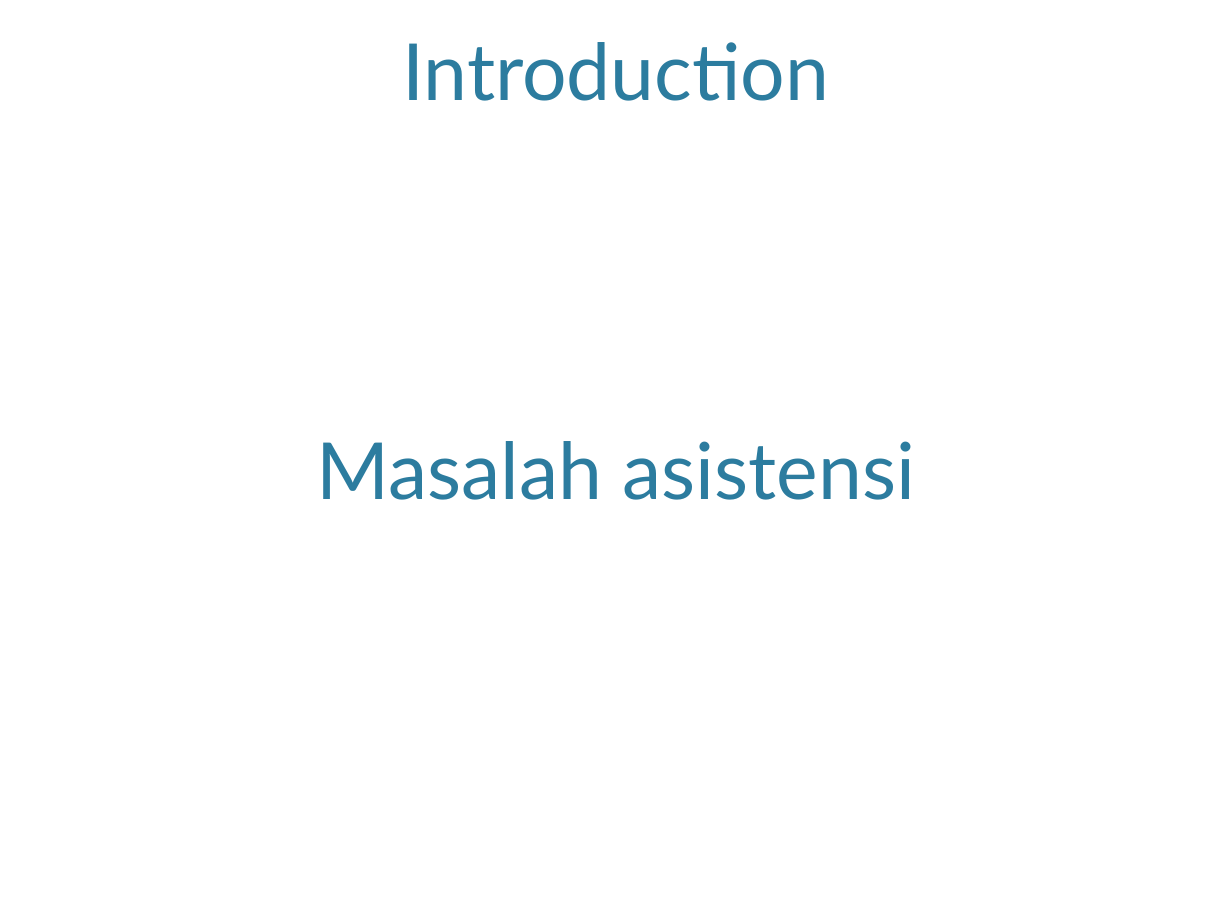
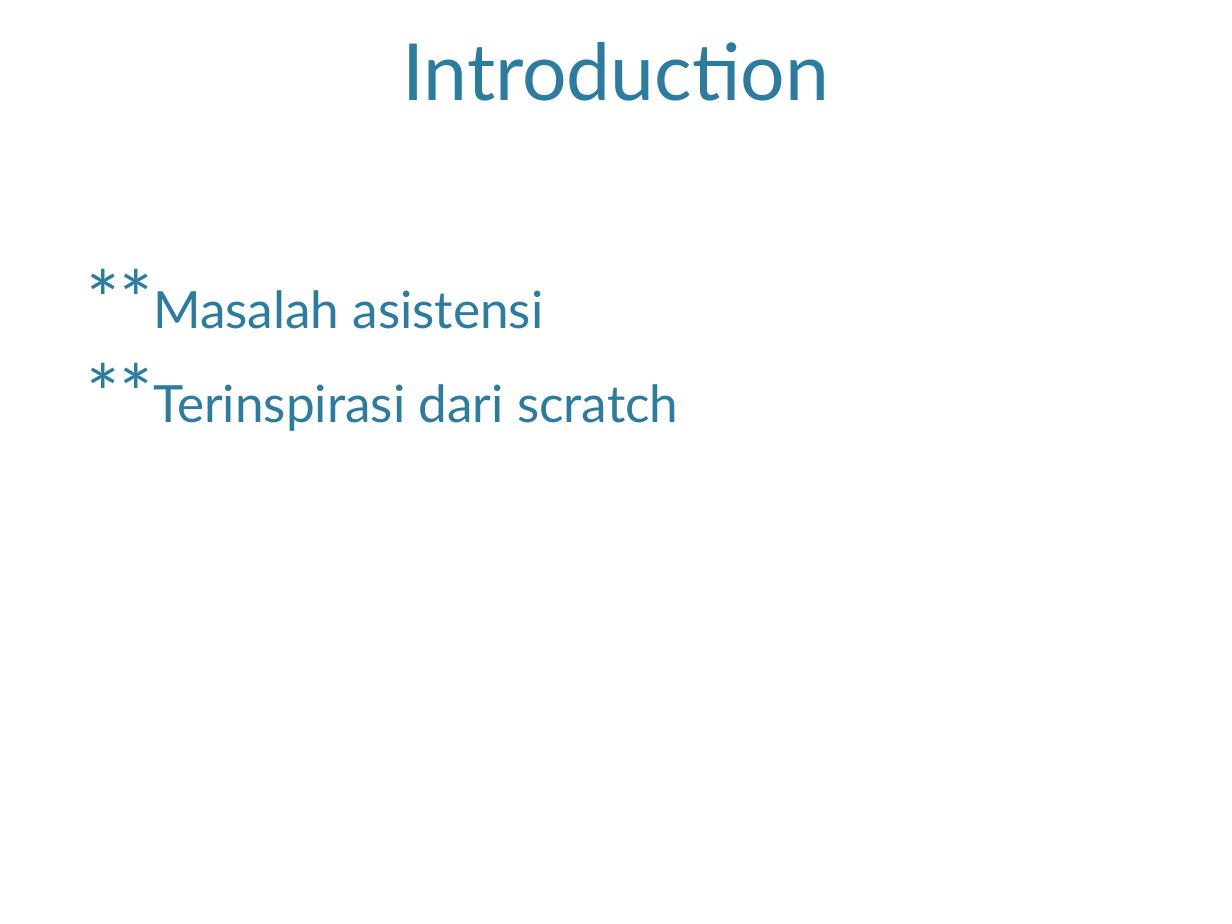
Before and after one commit to rischanlab/skripsi, a slide deck: slide 2 of presentasi munaqosah/presentasi munaqosah.pptx. Drawn at 1232x924 pixels with LibreOffice and Linux fonts; fonts in the diff are those of the drawing; background and template pictures are left out. Boxes give left, top, right and bottom in pixels: in the first picture for what was removed or moved away, otherwise in the second. Text is boxed around its words. In the diff, an @@ line names an element or a change of style, - is before the commit and + after.

```diff
--- a/presentasi munaqosah/presentasi munaqosah.pptx
+++ b/presentasi munaqosah/presentasi munaqosah.pptx
@@ title at [153, 290, 678, 431]: text changed; size 46 to 30 pt @@
-Masalah asistensi
+**Masalah asistensi
+**Terinspirasi dari scratch
```
Also in this commit, not shown: 6 other slides changed.
